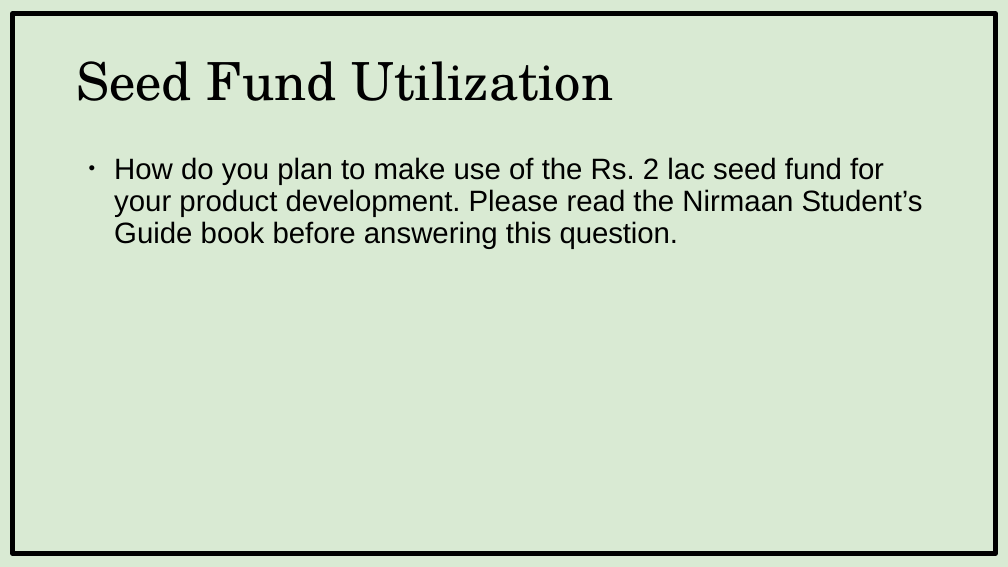
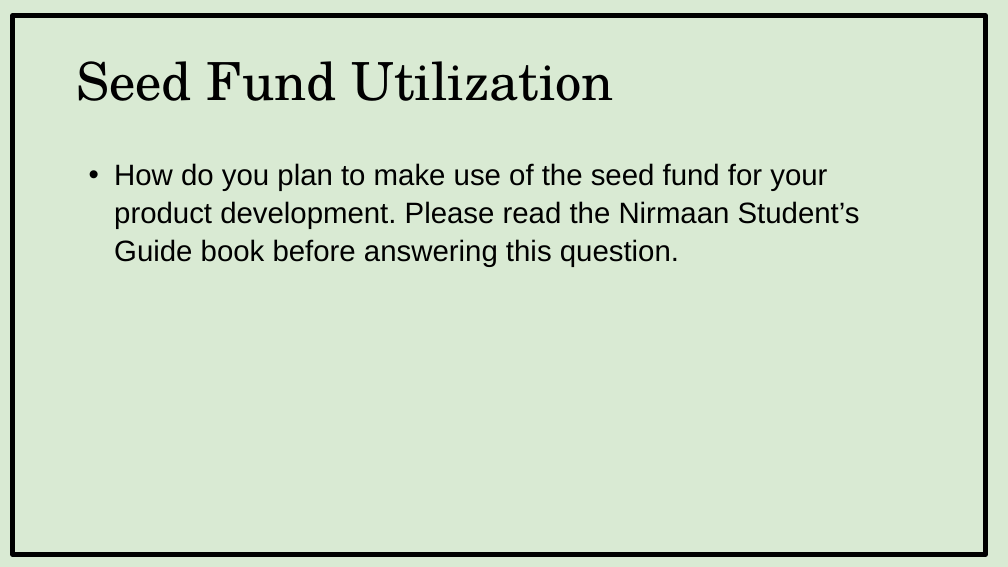
Before and after one commit to Wraptron/incubation-frontend, a slide deck: slide 11 of public/Nirmaan Sample Pitchdeck.pptx. Drawn at 1008x567 pixels with LibreOffice and Linux fonts; fonts in the diff are those of the drawing. Boxes give left, top, right and bottom in pixels: in the first picture for what was removed or moved away, otherwise in the second. Text is boxed around its words. In the diff, an @@ line names an element or a change of style, - is before the commit and + after.

```diff
--- a/public/Nirmaan Sample Pitchdeck.pptx
+++ b/public/Nirmaan Sample Pitchdeck.pptx
@@ freeform shape resized from (x1=13, y1=14, x2=996, y2=554) to (x1=13, y1=15, x2=986, y2=554) @@
@@ text at (x1=114, y1=163, x2=860, y2=267): text changed @@
-• How do you plan to make use of the Rs. 2 lac seed fund for your product development. Please read the Nirmaan Student’s Guide book before answering this question.
+• How do you plan to make use of the seed fund for your product development. Please read the Nirmaan Student’s Guide book before answering this question.
```
Also in this commit, not shown: 11 other slides changed, 8 other files.
